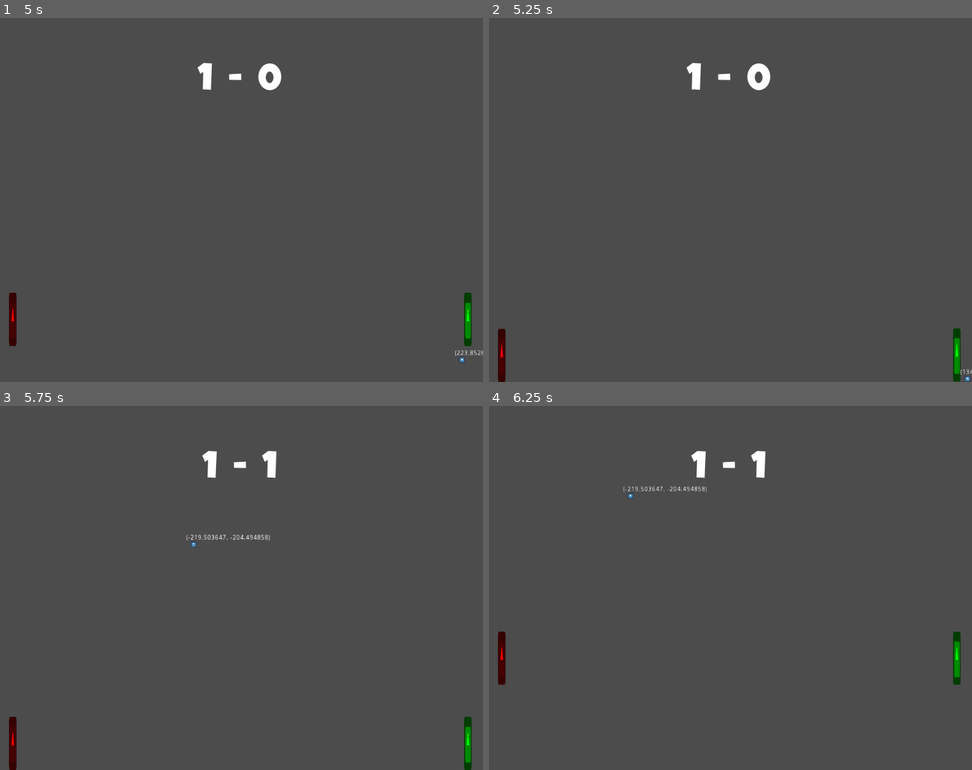
Above: before the commit, frames 1-4 (two rows, left to right).
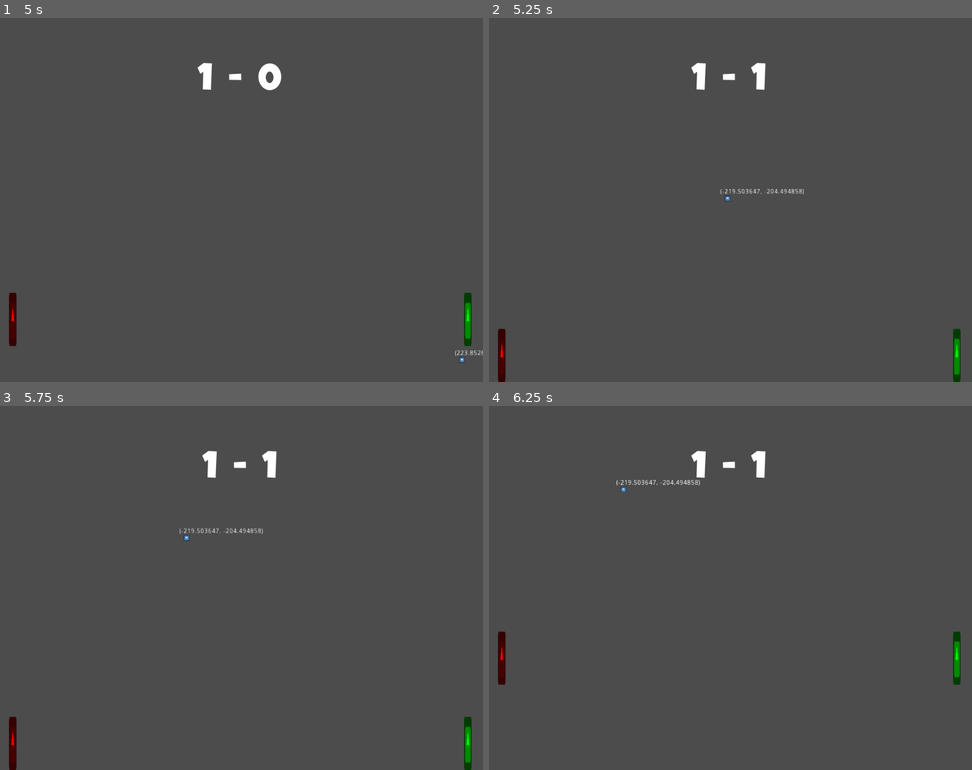
Above: after the commit, the same moments.

Repository: lpabion/pong-revival
Game: Godot game, scene res://main/Main.tscn
Same seed, same stepped clock (60 frames per second), same inputs: the game is played once before the commit and once after it. The engine's default icon, where the game draws it, is replaced by a stand-in: a white triangle on a blue panel in a dark square.
Inputs:
- Up to frame 1 (5 s): tap Enter at 0.5 s; hold Up (ui_up) 0.53-1.28 s; hold Down (ui_down) 1.28-2.03 s; hold Up (ui_up) 2.03-3.53 s; hold Down (ui_down) from 3.53 s (still down)
- Up to frame 2 (5.25 s): keep holding Down (ui_down)
- Up to frame 3 (5.75 s): keep holding Down (ui_down)
- Up to frame 4 (6.25 s): release Down (ui_down) at 5.78 s; hold Up (ui_up) from 5.78 s (still down)

Frame 1 is identical in both runs. In frame 2, 0.5% of the frame differs, in the area x 40-100%, y 12-100%; in frame 3, 0.2%; in frame 4, 0.2%.

Commit message:
tweaked ball velocity

Diff:
--- a/ball/ball.gd
+++ b/ball/ball.gd
@@ -5,7 +5,7 @@
 var initial_ball_speed := 300
 var ball_speed := initial_ball_speed
 var hit_counter := 0
-var speed_bonus_hit_counter := 10
+var speed_bonus_hit_counter := 20
 var starting_velocity := Vector2()
 var ball_velocity := Vector2()
 
@@ -41,7 +41,7 @@
     if collision:
         ball_velocity = ball_velocity.bounce(collision.normal)
         if collision.collider.is_in_group("rackets"):
-            var y := ball_velocity.y / 3 +  collision.collider_velocity.y
+            var y := ball_velocity.y / 2 +  collision.collider_velocity.y / 2
             hit_counter += 1
             ball_velocity = Vector2(ball_velocity.x, y).normalized() * (ball_speed + hit_counter * speed_bonus_hit_counter)
 
--- a/project.godot
+++ b/project.godot
@@ -27,6 +27,7 @@
 [display]
 
 window/size/height=768
+window/stretch/aspect="keep"
 
 [rendering]
 
